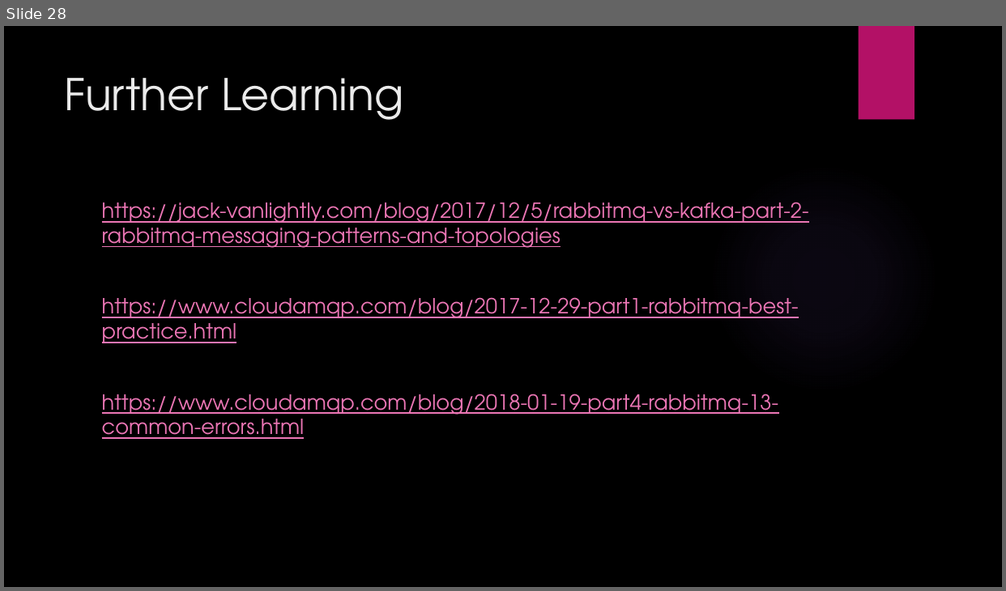
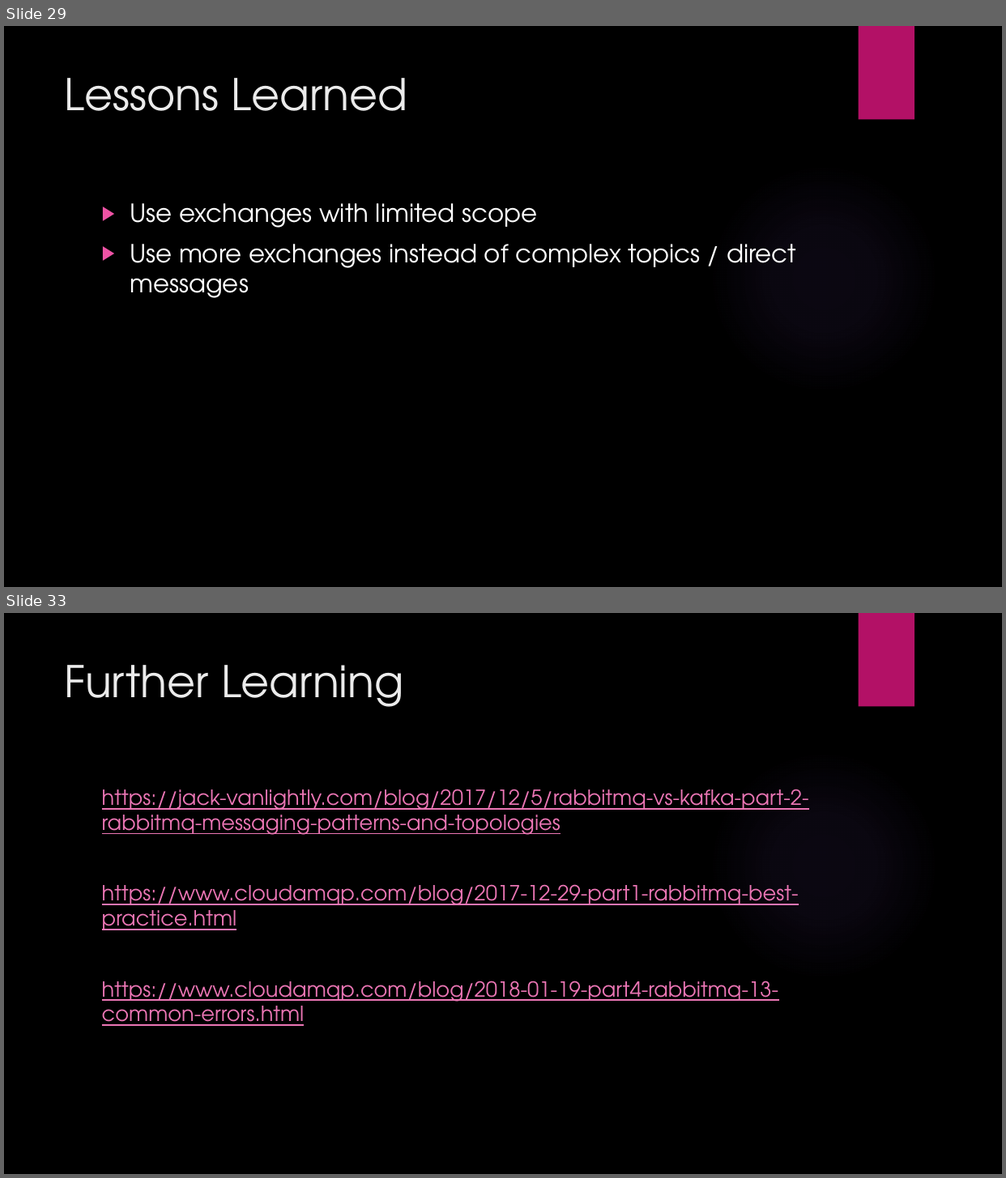
Before and after one commit to ryaovan/rabbitmq-tutorial, a slide deck: Rabbitmq lecture.pptx. Shown one above the other, each under a label of ours: slide 28 before the commit, slides 29 and 33 after it; the slides between them are not shown. The pictures are 1006x591 and 1006x1178 pixels, drawn with LibreOffice and Linux fonts; fonts in the diff are those of the drawing; background and template pictures are left out. Boxes give left, top, right and bottom in pixels: in the first picture for what was removed or moved away, otherwise in the second. Text is boxed around its words. In the diff, an @@ line names an element or a change of style, - is before the commit and + after.

```diff
--- a/Rabbitmq lecture.pptx
+++ b/Rabbitmq lecture.pptx
@@ slide 29 added at [4, 26, 1002, 587], background picture (left out); not listed: 2 template elements that a slide beside it also shows @@
@@ title added at [65, 78, 407, 111], 42 pt, text #EBEBEB @@
+Lessons Learned
@@ text added at [130, 203, 796, 298], 24 pt, text #FFFFFF @@
+▶ Use exchanges with limited scope
+▶ Use more exchanges instead of complex topics / direct messages
@@ what was slide 28 is now slide 33 @@
```
Also in this commit, not shown: 17 slides changed, 5 other slides added, 2 slides removed, 5 other files.
